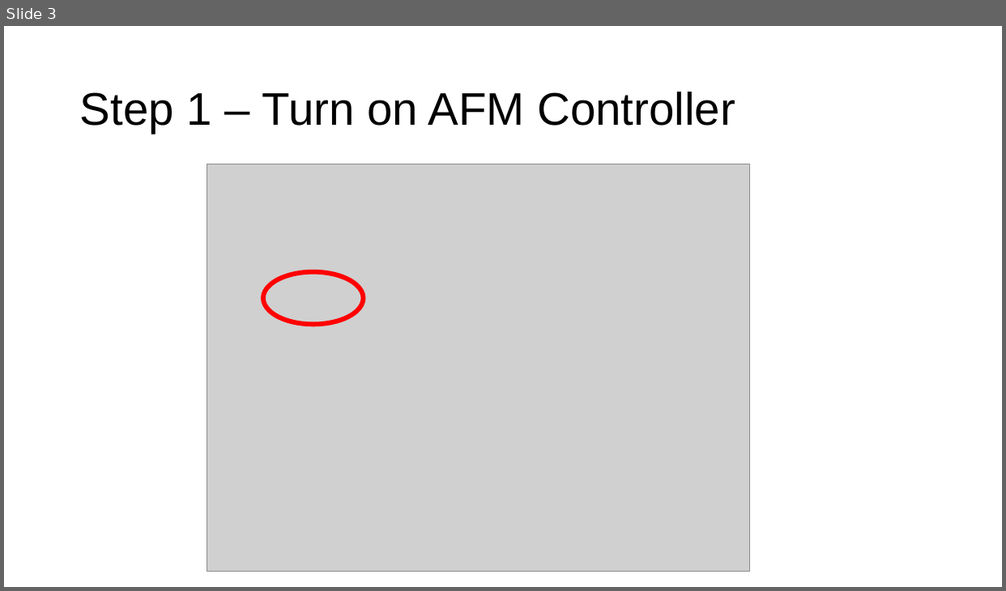
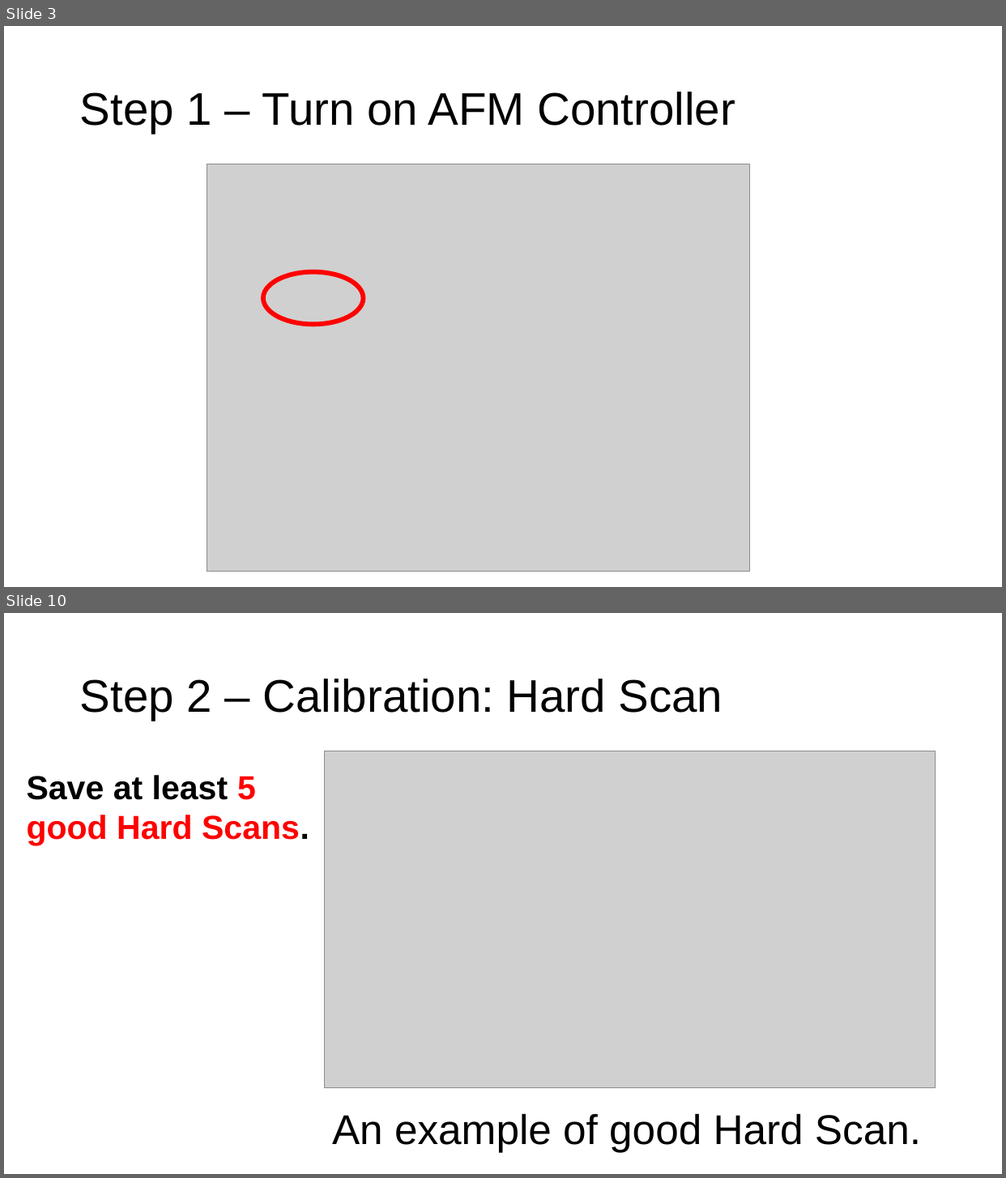
Before and after one commit to weizh888/DataAnalysisBioMechanicsLab, a slide deck: Manual - AFM (home-build).pptx. Shown one above the other, each under a label of ours: slide 3 before the commit, slides 3 and 10 after it; the slides between them are not shown. The pictures are 1006x591 and 1006x1178 pixels, drawn with LibreOffice and Linux fonts; fonts in the diff are those of the drawing; grey boxes stand for pictures. Boxes give left, top, right and bottom in pixels: in the first picture for what was removed or moved away, otherwise in the second. Text is boxed around its words. In the diff, an @@ line names an element or a change of style, - is before the commit and + after.

```diff
--- a/Manual - AFM (home-build).pptx
+++ b/Manual - AFM (home-build).pptx
@@ slide 10 added at [4, 613, 1002, 1174], background #FFFFFF @@
@@ title added at [80, 679, 723, 720], 44 pt, text #000000 @@
+Step 2 – Calibration: Hard Scan
@@ picture added at [325, 752, 936, 1088] @@
@@ text added at [27, 775, 309, 846], 32 pt, text #FF0000, bold @@
+Save at least 5 good Hard Scans.
@@ text added at [332, 1114, 921, 1152], 40 pt, text #000000 @@
+An example of good Hard Scan.
```
Also in this commit, not shown: 4 slides changed, 10 other slides added.
